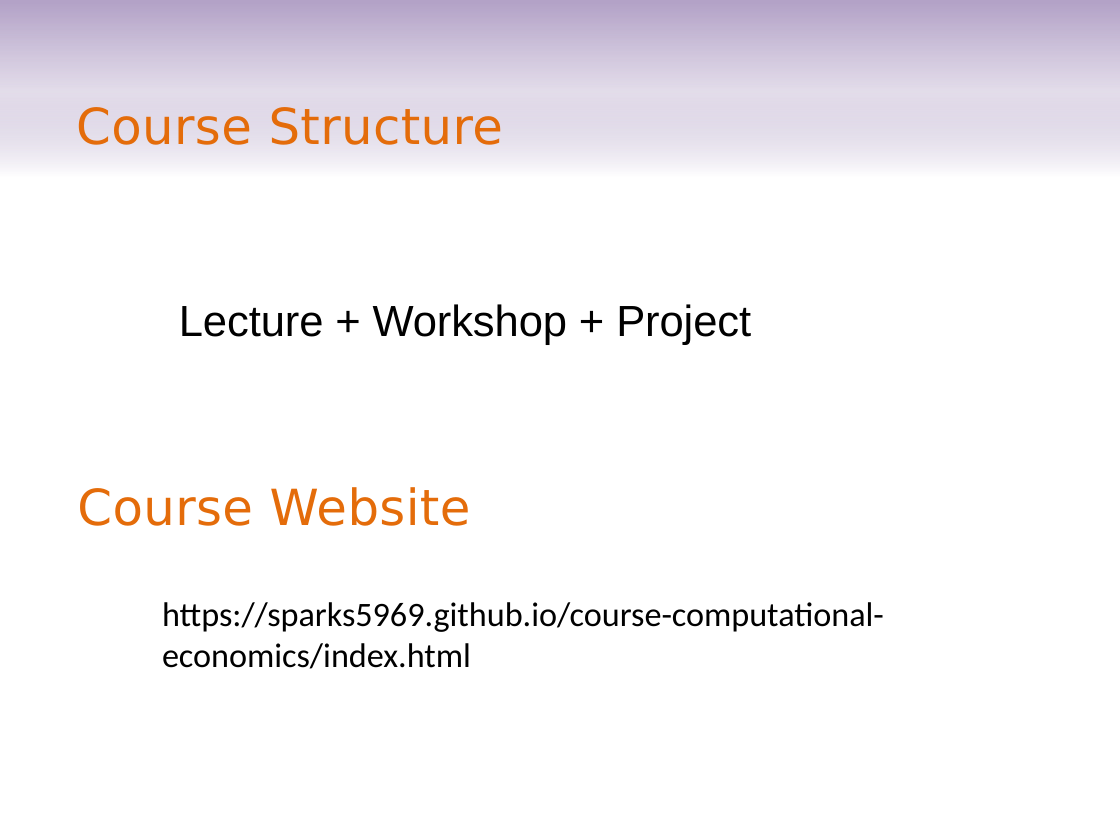
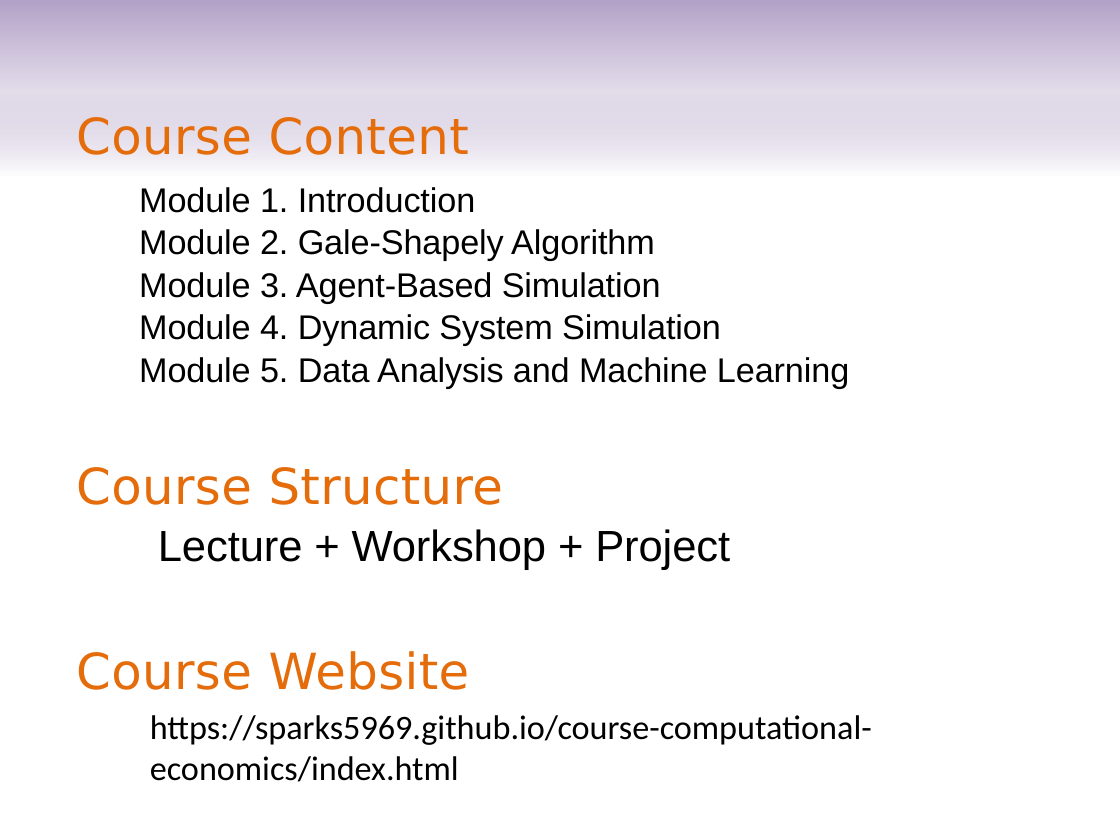
Before and after one commit to sparks5969/course-computational-economics, a slide deck: slide 5 of module1/module1_introduction_July2026.pptx. Drawn at 1120x840 pixels with LibreOffice and Linux fonts; fonts in the diff are those of the drawing. Boxes give left, top, right and bottom in pixels: in the first picture for what was removed or moved away, otherwise in the second. Text is boxed around its words. In the diff, an @@ line names an element or a change of style, - is before the commit and + after.

Commit message:
revision: module 1 part 5

```diff
--- a/module1/module1_introduction_July2026.pptx
+++ b/module1/module1_introduction_July2026.pptx
@@ text added at [76, 117, 469, 155], 32 pt, text #E46C0A @@
+Course Content
@@ text added at [139, 187, 849, 388], 22 pt, text #000000 @@
+Module 1. Introduction
+Module 2. Gale-Shapely Algorithm
+Module 3. Agent-Based Simulation
+Module 4. Dynamic System Simulation
+Module 5. Data Analysis and Machine Learning
@@ text "Course Structure": place and size @@
-text "Course Structure" at [76, 107, 504, 145]
+text "Course Structure" at [76, 467, 504, 505]
@@ text "Lecture + Workshop + Project": place and size @@
-text "Lecture + Workshop + Project" at [179, 304, 751, 345]
+text "Lecture + Workshop + Project" at [158, 529, 730, 570]
@@ text "Course Website": place and size @@
-text "Course Website" at [77, 487, 471, 526]
+text "Course Website" at [76, 651, 470, 690]
@@ text "https://sparks5969.github.io/course-computational-economics/ ...": place and size @@
-text "https://sparks5969.github.io/course-computational-economics/ ..." at [162, 602, 884, 669]
+text "https://sparks5969.github.io/course-computational-economics/ ..." at [150, 715, 872, 782]
```
Also in this commit, not shown: 1 other slide changed, 4 other files.
